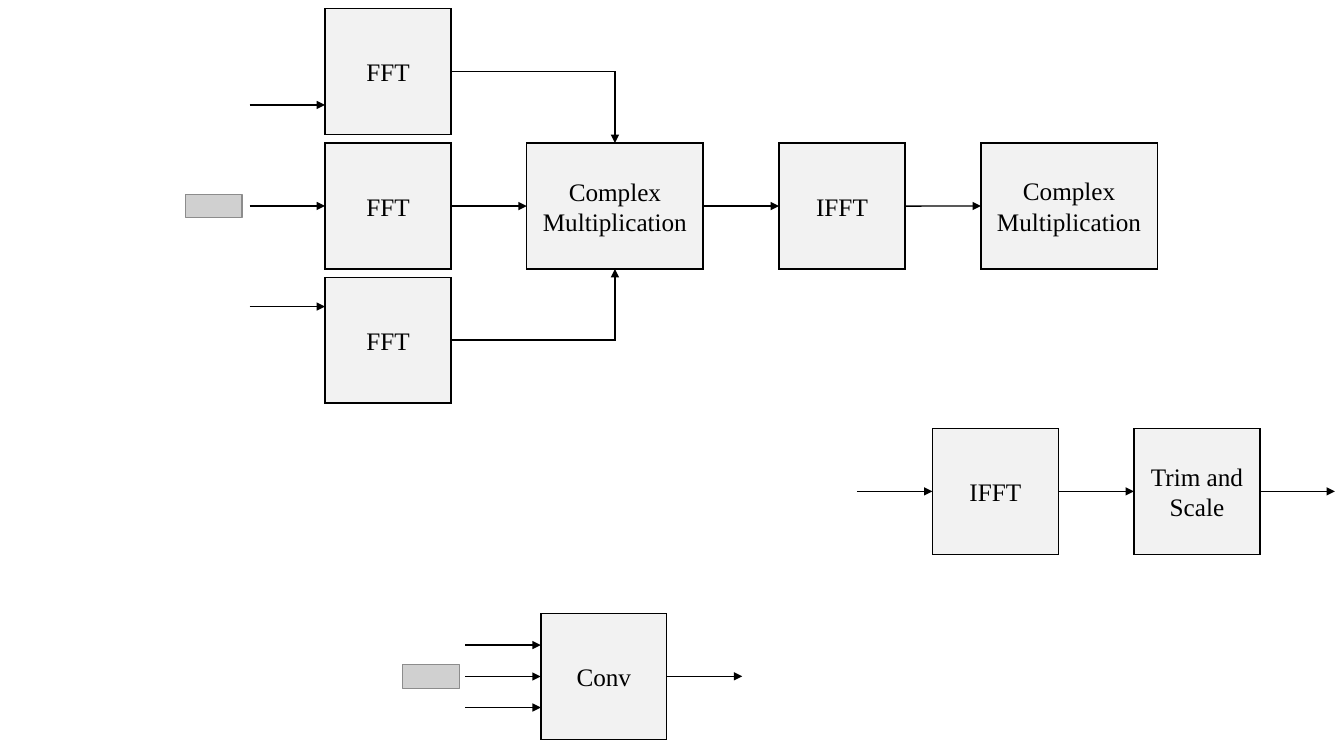
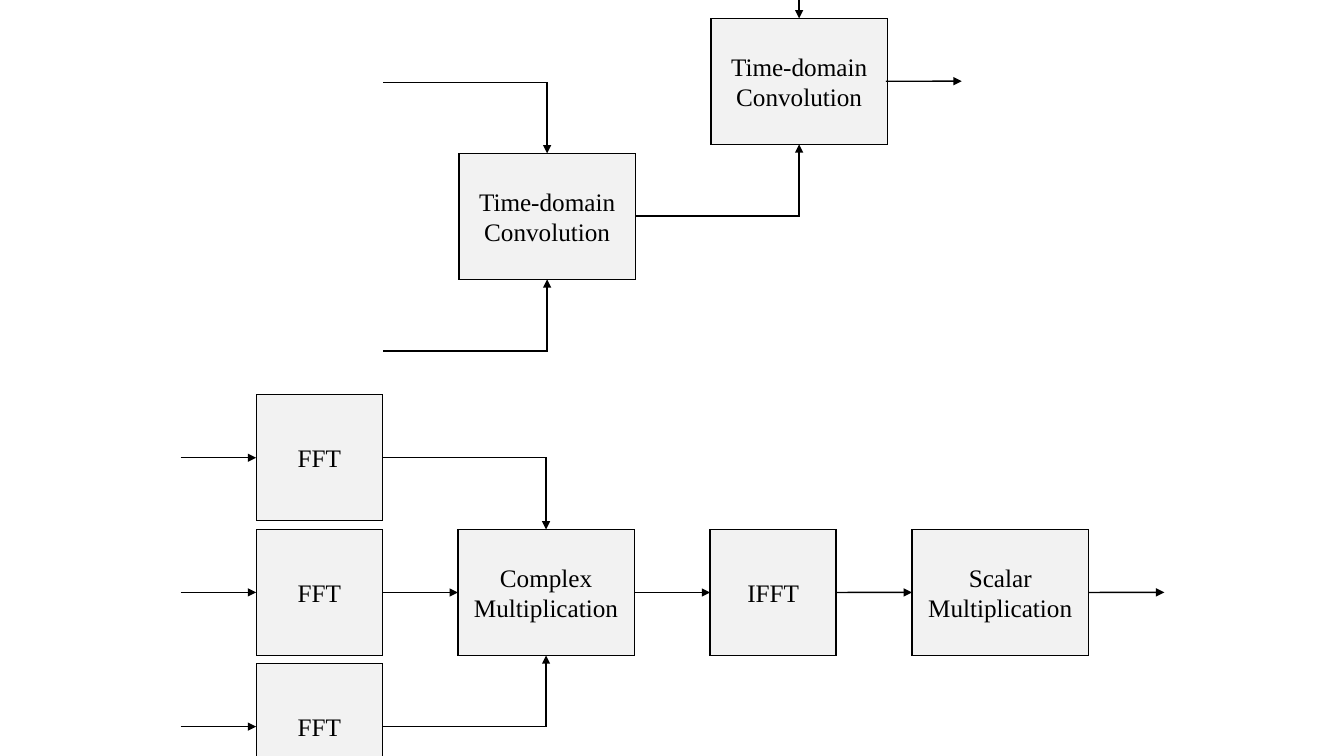
Before and after one commit to jravert88/Thesis, a slide deck: slide 3 of figures/gpu_convolution/gpuConv.pptx. Drawn at 1344x756 pixels with LibreOffice and Linux fonts; fonts in the diff are those of the drawing; grey boxes stand for pictures; background and template pictures are left out. Boxes give left, top, right and bottom in pixels: in the first picture for what was removed or moved away, otherwise in the second. Text is boxed around its words. In the diff, an @@ line names an element or a change of style, - is before the commit and + after.

```diff
--- a/figures/gpu_convolution/gpuConv.pptx
+++ b/figures/gpu_convolution/gpuConv.pptx
@@ arrow moved from (857, 492) - (933, 492) to (886, 82) - (962, 82) @@
@@ group added at [383, 0, 887, 351]: 4 elbow arrows, 2 rectangles @@
+Time-domain Convolution
+Time-domain Convolution
@@ picture removed at [186, 195, 242, 218] @@
@@ rectangle removed at [933, 429, 1059, 555] @@
-IFFT
@@ rectangle removed at [1134, 429, 1260, 555] @@
-Trim and Scale
@@ arrow moved from (250, 105) - (325, 105) to (180, 458) - (256, 458) @@
@@ arrow removed from (1260, 492) to (1335, 492) @@
@@ 6 rectangles, 4 arrows, 2 elbow arrows: place and size @@
-6 rectangles, 4 arrows, 2 elbow arrows at [250, 8, 1157, 403]
+6 rectangles, 4 arrows, 2 elbow arrows at [180, 395, 1089, 756]
@@ text in rectangle at [474, 569, 618, 623]: text changed @@
-Complex Multiplication
+Complex
+Multiplication
@@ text in rectangle at [928, 569, 1072, 623]: text changed @@
-Complex Multiplication
+Scalar Multiplication
@@ arrow moved from (1059, 492) - (1134, 492) to (1089, 593) - (1165, 593) @@
@@ group removed at [403, 614, 742, 740]: 4 arrows, 1 rectangle, 1 picture @@
-Conv
@@ arrow moved from (250, 307) - (325, 307) to (180, 727) - (256, 727) @@
```
Also in this commit, not shown: 1 slide added, 25 other files.
